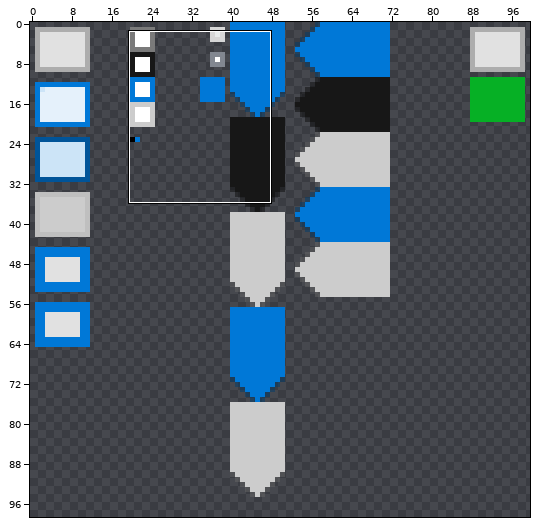
A sprite sheet gets an edit: assets/windows-10.png. The picture above shows the old version from afar; the outline marks the close-up.
Close-up. Old version:
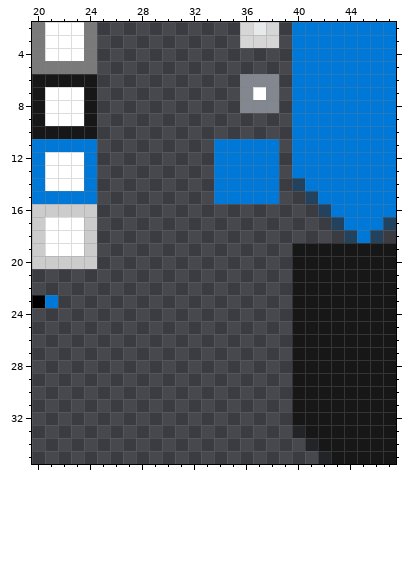
The file is 100x110 pixels. Colours within 5 levels of each other are drawn and written as one. Shown: x 20..47, y 2..35. The wide view leaves out empty margins.
Now the later version:
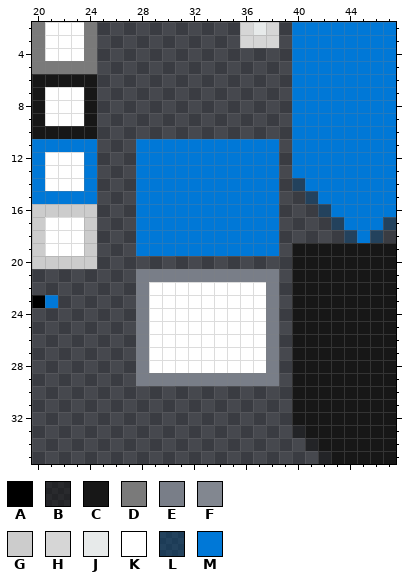
Palette (. is transparent): A #000000  B #0c0c0c80  C #171717  D #7a7a7a  E #797e88  F #828790  G #cccccc  H #d6d6d6  J #e7eaea  K #ffffff  L #003c6c80  M #0078d7
What changed:
@@ x 26..40 @@
  5 ..............M
- 6 ..........FFF.M
- 7 ..........FKF.M
- 8 ..........FFF.M
+ 6 ..............M
+ 7 ..............M
+ 8 ..............M
  9 ..............M
 10 ..............M
-11 ........MMMMM.M
-12 ........MMMMM.M
-13 ........MMMMM.M
-14 ........MMMMM.L
-15 ........MMMMM..
-16 ...............
-17 ...............
-18 ...............
-19 ..............C
+11 ..MMMMMMMMMMM.M
+12 ..MMMMMMMMMMM.M
+13 ..MMMMMMMMMMM.M
+14 ..MMMMMMMMMMM.L
+15 ..MMMMMMMMMMM..
+16 ..MMMMMMMMMMM..
+17 ..MMMMMMMMMMM..
+18 ..MMMMMMMMMMM..
+19 ..MMMMMMMMMMM.C
 20 ..............C
-21 ..............C
-22 ..............C
-23 ..............C
-24 ..............C
-25 ..............C
-26 ..............C
-27 ..............C
-28 ..............C
-29 ..............C
+21 ..EEEEEEEEEEE.C
+22 ..EKKKKKKKKKE.C
+23 ..EKKKKKKKKKE.C
+24 ..EKKKKKKKKKE.C
+25 ..EKKKKKKKKKE.C
+26 ..EKKKKKKKKKE.C
+27 ..EKKKKKKKKKE.C
+28 ..EKKKKKKKKKE.C
+29 ..EEEEEEEEEEE.C
 30 ..............C
